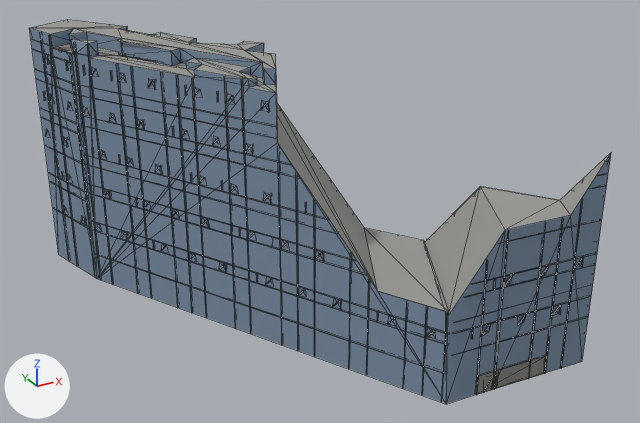
One commit to the glTF model public/canal-drive/models/room-mate-aitana.lod1.glb: the scene before it, then after it.
Rendered twice from a camera (50 mm lens) standing at (-54.2, -126.4, 76.1) and looking at (10.5, -8.7, 17.3). Every picture has the same lights, and +X, +Y and +Z are marked at lower left. The older version comes first. Mesh edges are drawn as thin lines. Vertices at exactly the same position are counted once.

Names of what the first picture shows: 'room-mate-aitana'.
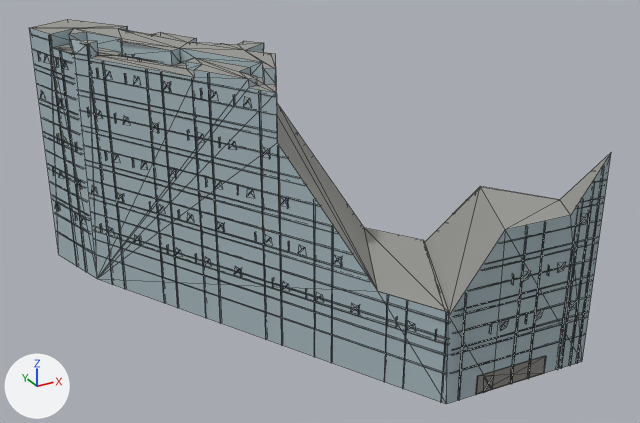
Boxes [x1, y1, x2, y2] around the edits, measured in the pictures (640 x 423 px; the box of a moved part takes in the faces that stretch with it):
'room-mate-aitana', recoloured, reshaped, moved (greyish blue to grey)
    both: [29, 19, 611, 404]
part 1 of me_room_mate_aitana, moved or reshaped
    before: [49, 147, 83, 164]
    after: [52, 195, 89, 216]
part 2 of me_room_mate_aitana, moved or reshaped
    before: [41, 108, 79, 125]
    after: [48, 168, 86, 188]
part 3 of me_room_mate_aitana, moved or reshaped
    before: [69, 55, 95, 275]
    after: [59, 51, 86, 272]
part 4 of me_room_mate_aitana, moved or reshaped
    before: [96, 222, 449, 334]
    after: [120, 247, 448, 356]
part 5 of me_room_mate_aitana, moved or reshaped
    before: [90, 184, 355, 261]
    after: [88, 179, 350, 254]
part 6 of me_room_mate_aitana, moved or reshaped
    before: [90, 156, 328, 220]
    after: [87, 160, 330, 226]
part 7 of me_room_mate_aitana, moved or reshaped
    before: [94, 118, 291, 165]
    after: [85, 111, 289, 158]
part 8 of me_room_mate_aitana, moved or reshaped
    before: [82, 85, 276, 127]
    after: [81, 90, 276, 133]
part 9 of me_room_mate_aitana, moved or reshaped
    before: [116, 64, 138, 290]
    after: [102, 61, 125, 286]
part 10 of me_room_mate_aitana, moved or reshaped
    before: [130, 67, 151, 293]
    after: [145, 69, 165, 303]
part 11 of me_room_mate_aitana, moved or reshaped
    before: [224, 77, 236, 329]
    after: [207, 73, 221, 323]
part 12 of me_room_mate_aitana, moved or reshaped
    before: [422, 307, 427, 387]
    after: [384, 302, 387, 382]
part 13 of me_room_mate_aitana, deleted
    before: [45, 42, 603, 395]
part 14 of me_room_mate_aitana, built on
    before: [39, 32, 606, 399]
    after: [37, 35, 605, 402]

Patch to the scene script:
```diff
--- a/public/canal-drive/models/room-mate-aitana.lod1.glb.py
+++ b/public/canal-drive/models/room-mate-aitana.lod1.glb.py
@@ mat_glass @@
 mat_glass = principled_material('glass')
-mat_glass.base_color = (0.198, 0.279, 0.381)  # greyish blue #7b90a6
+mat_glass.base_color = (0.386, 0.485, 0.521)  # light grey #a7b9bf
 mat_glass.roughness = 0.9
@@ me_room_mate_aitana @@
 # used by ob_room_mate_aitana; location = (6.4, -4.1, 21.9); scale = (40.1, 40.1, 40.1)
-me_room_mate_aitana.from_pydata(...)  # 1282 vertices, 1368 faces; spans x -0.77..0.77, y -1.0..1.0, z -0.55..0.55
+me_room_mate_aitana.from_pydata(...)  # 1470 vertices, 1562 faces; spans x -0.77..0.77, y -1.0..1.0, z -0.54..0.54
+# me_room_mate_aitana part 1: the loose piece of 4 vertices spanning x -0.77..-0.67, y 0.57..0.89, z 0.01 is moved by (0.0, 0.0, -0.24)
+# me_room_mate_aitana part 2: the loose piece of 4 vertices spanning x -0.77..-0.67, y 0.57..0.89, z 0.18..0.19 is moved by (0.0, 0.0, -0.29)
+# me_room_mate_aitana part 3: the loose piece of 4 vertices spanning x -0.68..-0.67, y 0.58..0.59, z -0.55..0.48 is moved by (-0.02, 0.07, 0.0)
+# me_room_mate_aitana part 4: the loose piece of 4 vertices spanning x -0.67..0.15, y -0.96..0.56, z -0.26 is moved by (0.0, 0.0, -0.09)
+# me_room_mate_aitana part 5: the loose piece of 4 vertices spanning x -0.67..-0.03, y -0.63..0.56, z -0.08 is moved by (0.0, 0.01, 0.02)
+# me_room_mate_aitana part 6: the loose piece of 4 vertices spanning x -0.67..-0.08, y -0.53..0.56, z 0.05 is moved by (0.0, -0.01, -0.02)
+# me_room_mate_aitana part 7: the loose piece of 4 vertices spanning x -0.67..-0.16, y -0.39..0.56, z 0.23 is moved by (0.0, 0.01, 0.02)
+# me_room_mate_aitana part 8: the loose piece of 4 vertices spanning x -0.67..-0.19, y -0.33..0.56, z 0.36 is moved by (0.0, 0.0, -0.02)
+# me_room_mate_aitana part 9: the loose piece of 4 vertices spanning x -0.56..-0.55, y 0.34..0.35, z -0.55..0.48 is moved by (-0.04, 0.07, 0.0)
+# me_room_mate_aitana part 10: the loose piece of 4 vertices spanning x -0.52..-0.51, y 0.27..0.28, z -0.55..0.48 is moved by (0.04, -0.07, 0.0)
+# me_room_mate_aitana part 11: the loose piece of 4 vertices spanning x -0.3..-0.29, y -0.13, z -0.55..0.51 is moved by (-0.04, 0.07, 0.0)
+# me_room_mate_aitana part 12: the loose piece of 4 vertices spanning x 0.1..0.11, y -0.88, z -0.55..-0.18 is moved by (-0.07, 0.14, 0.0)
+# me_room_mate_aitana part 13: 102 loose pieces with 406 vertices, spanning x -0.76..0.77, y -1.0..1.0, z -0.55..0.54, are deleted
+# me_room_mate_aitana part 14: 26 vertices moved within x -0.7..0.57, y -0.98..0.96, z -0.42..0.54; 209 vertices removed from x -0.75..0.77, y -1.0..1.0, z -0.55..0.54; 803 vertices added at x -0.77..0.77, y -1.0..1.0, z -0.54..0.54
+# other edits to the shape of me_room_mate_aitana do not show in these pictures
 me_room_mate_aitana.materials.append(mat_glass)
```
